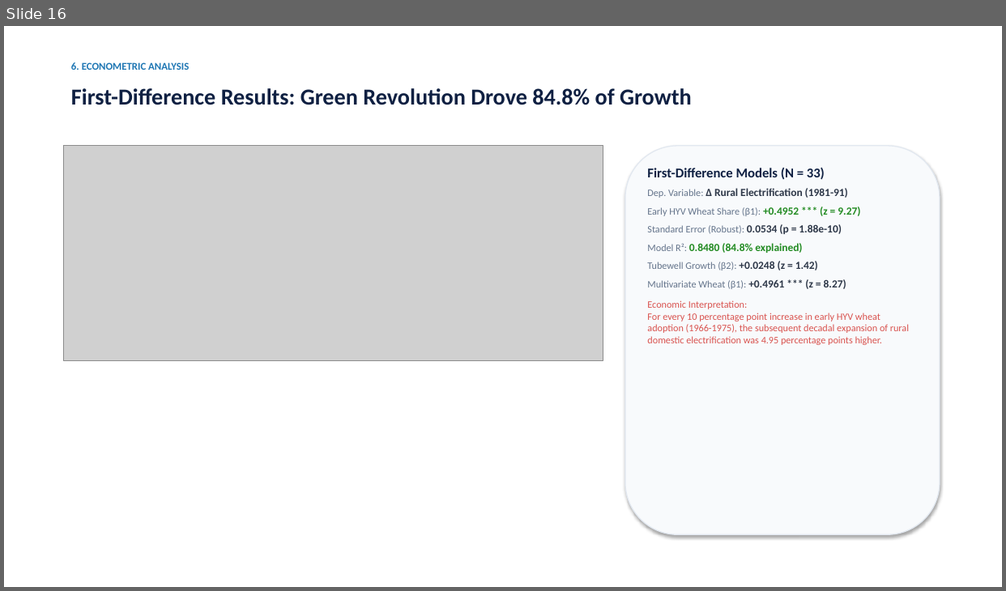
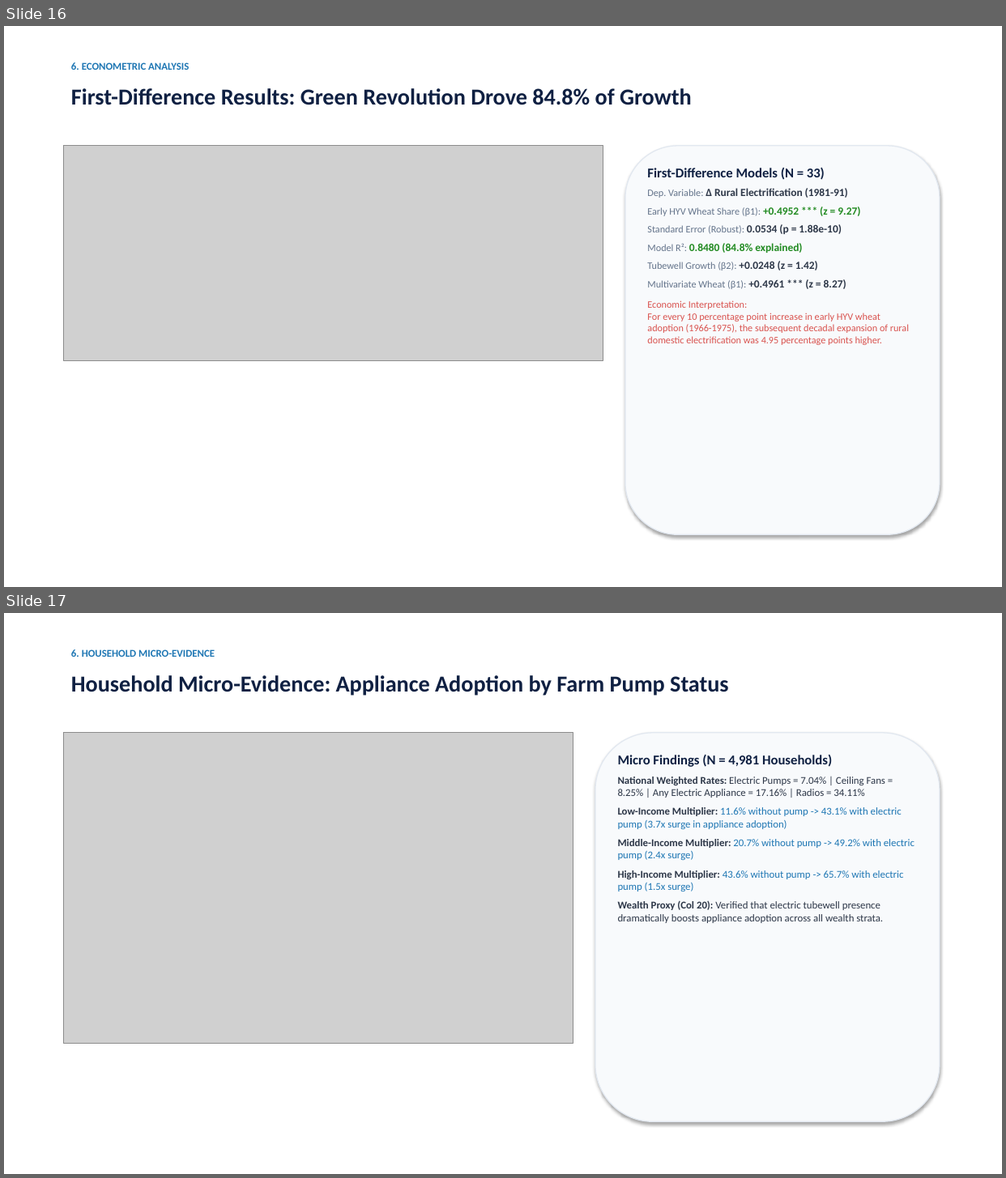
Before and after one commit to iAyon/green-revolution-rural-electrification, a slide deck: docs/Green_Revolution_Electricity_Presentation.pptx. Shown one above the other, each under a label of ours: slide 16 before the commit, slides 16 and 17 after it. The pictures are 1006x591 and 1006x1178 pixels, drawn with LibreOffice and Linux fonts; fonts in the diff are those of the drawing; grey boxes stand for pictures. Boxes give left, top, right and bottom in pixels: in the first picture for what was removed or moved away, otherwise in the second. Text is boxed around its words. In the diff, an @@ line names an element or a change of style, - is before the commit and + after.

Commit message:
Add REDS 1982 household micro-econometrics, 1971 district shapefiles, choropleth maps, and 20-slide presentation deck

```diff
--- a/docs/Green_Revolution_Electricity_Presentation.pptx
+++ b/docs/Green_Revolution_Electricity_Presentation.pptx
@@ slide 17 added at [4,613,1002,1174], background #FFFFFF @@
@@ text added at [71,649,215,657], 10 pt, text #1F77B4, bold @@
+6. HOUSEHOLD MICRO-EVIDENCE
@@ text added at [71,675,729,696], 22 pt, text #0F2042, bold @@
+Household Micro-Evidence: Appliance Adoption by Farm Pump Status
@@ picture added at [64,733,573,1044] @@
@@ rounded rectangle added at [595,733,940,1122], fill #F8FAFC, outline #E2E8F0 1 pt @@
@@ text added at [618,754,914,923], 10 pt, text #2D3748 @@
+Micro Findings (N = 4,981 Households)
+National Weighted Rates: Electric Pumps = 7.04% | Ceiling Fans = 8.25% | Any Electric Appliance = 17.16% | Radios = 34.11%
+Low-Income Multiplier: 11.6% without pump -> 43.1% with electric pump (3.7x surge in appliance adoption)
+Middle-Income Multiplier: 20.7% without pump -> 49.2% with electric pump (2.4x surge)
+High-Income Multiplier: 43.6% without pump -> 65.7% with electric pump (1.5x surge)
+Wealth Proxy (Col 20): Verified that electric tubewell presence dramatically boosts appliance adoption across all wealth strata.
```
Also in this commit, not shown: 1 other slide added, 49 other files.
